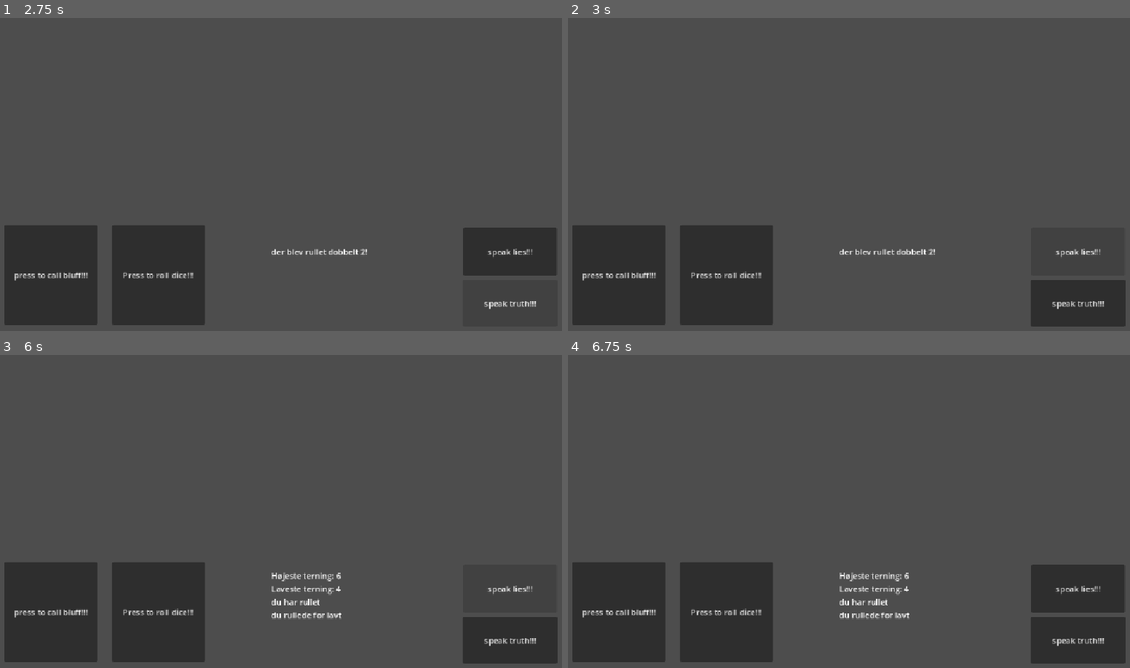
Above: before the commit, frames 1-4 (two rows, left to right).
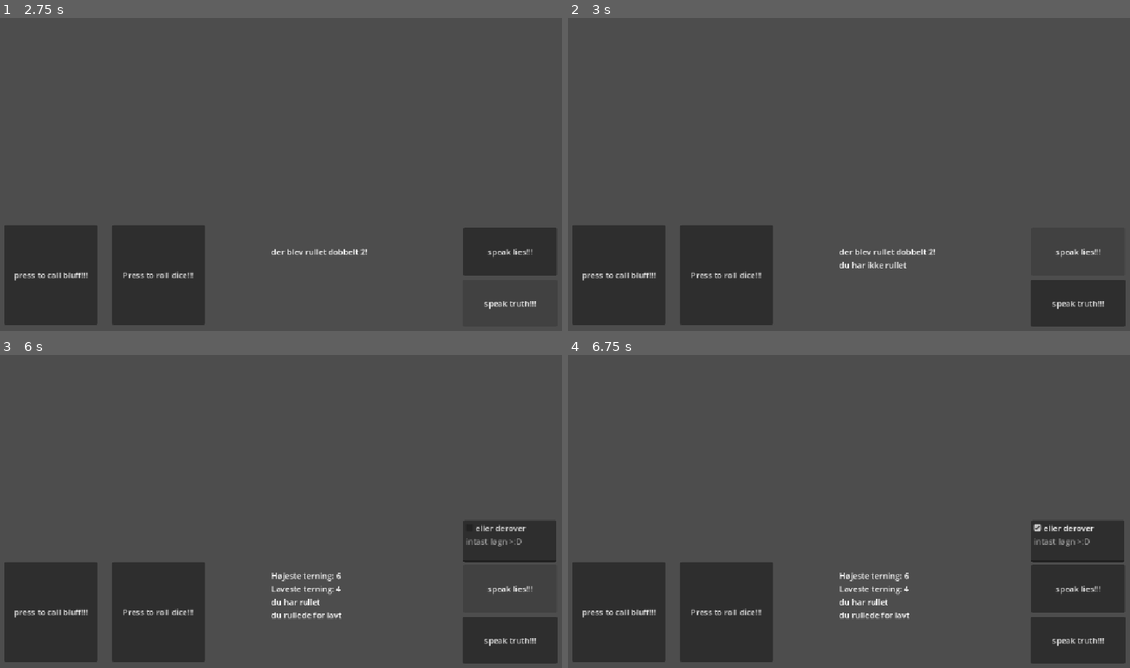
Above: after the commit, the same moments.

Repository: Skeleblob/Meyer
Game: Godot game, scene res://MeyerGame.tscn
The game is run twice, just before and just after one commit, with the same random seed, the same clock (stepped at 60 frames per second) and the same inputs.
Inputs (mouse positions are in pixels of both pictures, inside the frame that each line leads up to):
- Up to frame 1 (2.75 s): click "Press to roll dice!!!" at 0.5 s; click "press to call bluff!!!" at 1.25 s; click "speak truth!!!" at 2 s
- Up to frame 2 (3 s): click "speak lies!!!" at 2.75 s
- Up to frame 3 (6 s): click "Press to roll dice!!!" at 3.5 s; click "press to call bluff!!!" at 4.25 s; click "speak truth!!!" at 5 s; click "speak lies!!!" at 5.75 s
- Up to frame 4 (6.75 s): click (1062, 527) at 6.5 s, where only the run after the commit has a clickable "eller derover"

Frame 1 is identical in both runs. In frame 2, 0.1% of the frame differs, in the area x 48-61%, y 77-80%; in frame 3, 2.1%, in the area x 82-99%, y 53-67%; in frame 4, 2.0%.

Commit message:
EVERYTHING

Diff:
--- a/MeyerGame.tscn
+++ b/MeyerGame.tscn
@@ -277,6 +277,34 @@
 text = "speak lies!!!"
 script = ExtResource("2_3aavc")
 
+[node name="LineEdit" type="LineEdit" parent="Button4" unique_id=134950922]
+visible = false
+layout_mode = 0
+offset_top = -88.0
+offset_right = 184.0
+offset_bottom = -5.0
+placeholder_text = "intast løgn >:D"
+
+[node name="CheckBox" type="CheckBox" parent="Button4" unique_id=1105662878]
+visible = false
+layout_mode = 1
+offset_top = -88.0
+offset_right = 127.0
+offset_bottom = -57.0
+text = "eller derover"
+
+[node name="whooseTurn" type="Label" parent="." unique_id=1730621380]
+offset_right = 40.0
+offset_bottom = 23.0
+
+[node name="p1hp" type="Label" parent="." unique_id=5028410]
+offset_right = 40.0
+offset_bottom = 23.0
+
+[node name="p2hp" type="Label" parent="." unique_id=41895964]
+offset_right = 40.0
+offset_bottom = 23.0
+
 [connection signal="pressed" from="Button" to="." method="_on_button_pressed"]
 [connection signal="pressed" from="Button" to="Die1" method="_on_button_pressed"]
 [connection signal="animation_finished" from="AnimatedSprite2D" to="." method="_on_animated_sprite_2d_animation_finished"]
@@ -284,3 +312,5 @@
 [connection signal="pressed" from="Button2" to="." method="_on_button_2_pressed"]
 [connection signal="pressed" from="Button3" to="." method="_on_button_3_pressed"]
 [connection signal="pressed" from="Button4" to="." method="_on_button_4_pressed"]
+[connection signal="text_submitted" from="Button4/LineEdit" to="." method="_on_line_edit_text_submitted"]
+[connection signal="toggled" from="Button4/CheckBox" to="." method="_on_check_box_toggled"]
--- a/meyer_game.gd
+++ b/meyer_game.gd
@@ -5,57 +5,78 @@
 @onready var animated_sprite_2d: AnimatedSprite2D = $AnimatedSprite2D
 @onready var result_label: Label = $ResultLabel
 var rolls = [21,31,66,55,44,33,22,11,65,64,63,62,61,54,53,52,51,43,42,41,32]
-var currentToBeat = rolls.size()
 var currentRoll = rolls.size()
 var statement = rolls.size()
 var hasRolled = false
+var viable = false
+var ellerDerover = false
+var statementTxt
 
 # Called when the node enters the scene tree for the first time.
 func _ready() -> void:
-	print(currentToBeat)
+	pass
 
 
 func _on_button_pressed() -> void:
-	currentToBeat=statement
-	hasRolled=true
-	animated_sprite_2d.show()
-	animated_sprite_2d.play("default")
+	if hasRolled==false:
+		hasRolled=true
+		ellerDerover=false
+		animated_sprite_2d.show()
+		animated_sprite_2d.play("default")
 
-	value_1 = randi_range(1, 6)
-	value_2 = randi_range(1, 6)
+		value_1 = randi_range(1, 6)
+		value_2 = randi_range(1, 6)
 
-	var highest = max(value_1, value_2)
-	var lowest = min(value_1, value_2)
-	var rollInString = str(highest)+str(lowest)
-	for i in rolls:
-		if i == rollInString.to_int():
-			currentRoll=rolls.find(i)
-	if value_1 == value_2:
-		result_label.text = "Du slog to ens!\nBegge terninger viser: %d" % value_1
+		var highest = max(value_1, value_2)
+		var lowest = min(value_1, value_2)
+		var rollInString = str(highest)+str(lowest)
+		for i in rolls:
+			if i == rollInString.to_int():
+				currentRoll=rolls.find(i)
+		if value_1 == value_2:
+			result_label.text = "Du slog to ens!\nBegge terninger viser: %d" % value_1
 
-	elif lowest == 1 and highest == 3:
-		result_label.text = "Du slog lille Meyer!\n %d  %d" % [
-			lowest,
-			highest
-		]
-	elif lowest == 1 and highest == 2:
-		result_label.text = "Du slog Meyer!\n %d  %d" % [
-			lowest,
-			highest
-		]
-	elif highest == 3 and lowest == 2:
-		result_label.text = "Du slog fællesskål!\n %d %d" % [
-			highest,
-			lowest
+		elif lowest == 1 and highest == 3:
+			result_label.text = "Du slog lille Meyer!\n %d  %d" % [
+				lowest,
+				highest
+			]
+		elif lowest == 1 and highest == 2:
+			result_label.text = "Du slog Meyer!\n %d  %d" % [
+				lowest,
+				highest
+			]
+		elif highest == 3 and lowest == 2:
+			result_label.text = "Du slog fællesskål!\n %d %d" % [
+				highest,
+				lowest
+			]
+
+		else:
+			result_label.text = "Højeste terning: %d\nLaveste terning: %d" % [
+				highest,
+			 	lowest
 		]
 
+		print(highest, "", lowest)
 	else:
-		result_label.text = "Højeste terning: %d\nLaveste terning: %d" % [
-			highest,
-		 	lowest
-	]
+		hasRolled=false
+		ellerDerover=true
+		animated_sprite_2d.show()
+		animated_sprite_2d.play("default")
 
-	print(highest, "", lowest)
+		value_1 = randi_range(1, 6)
+		value_2 = randi_range(1, 6)
+
+		var highest = max(value_1, value_2)
+		var lowest = min(value_1, value_2)
+		var rollInString = str(highest)+str(lowest)
+		for i in rolls:
+			if i == rollInString.to_int():
+				currentRoll=rolls.find(i)
+		if statement == rolls.size():
+			statement = rolls.size()-1
+		makeStatement()
 
 
 func _on_animated_sprite_2d_animation_finished() -> void:
@@ -67,29 +88,35 @@
 func _on_button_2_pressed() -> void:
 	if hasRolled==true:
 		result_label.text += "\ndu har rullet"
-	elif statement==21:
+	elif statement==rolls.size():
 		result_label.text += "\ndu er først"
 	else:
-		if currentRoll==statement:
-			result_label.text = "\nWOMP WOMP!"
+		if !ellerDerover:
+			if currentRoll==statement:
+				result_label.text = "\nWOMP WOMP! YOU LOSE!"
+				currentRoll = rolls.size()
+				statement = rolls.size()
+			else:
+				result_label.text = "\nGOT EM! YOU WIN!"
+				currentRoll = rolls.size()
+				statement = rolls.size()
 		else:
-			result_label.text = "\nGOT EM!"
+			ellerDerover=false
+			if currentRoll<=statement:
+				result_label.text = "\nWOMP WOMP! YOU LOSE!"
+				currentRoll = rolls.size()
+				statement = rolls.size()
+			else:
+				result_label.text = "\nGOT EM! YOU WIN!"
+				currentRoll = rolls.size()
+				statement = rolls.size()
 
 
 func _on_button_3_pressed() -> void:
-	if currentRoll <= currentToBeat and hasRolled==true:
+	if currentRoll <= statement and hasRolled==true:
 		statement=currentRoll
 		hasRolled=false
-		if statement==rolls.find(21):
-			result_label.text = "\nder blev rullet meier!"
-		elif statement==rolls.find(31):
-			result_label.text = "\nder blev rullet lille meier!"
-		elif statement<=rolls.find(11):
-			result_label.text = "\nder blev rullet dobbelt "+str(rolls[statement]/11)+"!"
-		elif statement<=rolls.find(41):
-			result_label.text = "\nder blev rullet "+str(rolls[statement])+"!"
-		else:
-			result_label.text = "\nder blev rullet fællesskål!"
+		makeStatement()
 	else:
 		if hasRolled==false:
 			result_label.text += "\ndu har ikke rullet"
@@ -98,4 +125,51 @@
 
 
 func _on_button_4_pressed() -> void:
-	hasRolled=false
+	if hasRolled==false:
+			result_label.text += "\ndu har ikke rullet"
+	else:
+		$Button4/LineEdit.show()
+		$Button4/CheckBox.show()
+
+
+func _on_line_edit_text_submitted(new_text: String) -> void:
+	viable = false
+	if new_text.is_valid_int():
+		for i in rolls:
+			if new_text.to_int() == i:
+				viable = true
+		if viable == true:
+			if rolls.find(new_text.to_int()) <= statement:
+				statement=rolls.find(new_text.to_int())
+				$Button4/LineEdit.hide()
+				$Button4/CheckBox.set_pressed_no_signal(false)
+				$Button4/CheckBox.hide()
+				hasRolled=false
+				makeStatement()
+
+			else: result_label.text += "\nintast et tal højere i værdi end "+str(rolls.get(statement))
+		else:
+				result_label.text += "\nintast et tal i meier (vis du vil intaste meier eller \nlille meier, skal du intaste henholdsvis 21 og 31)\n (vis du vil intaste fællesskål, lad vær (32))"
+	else:
+		result_label.text += "\nintast et tal i meier (vis du vil intaste meier eller \nlille meier, skal du intaste henholdsvis 21 og 31)\n (vis du vil intaste fællesskål, lad vær (32))"
+
+func makeStatement():
+	if statement==rolls.find(21):
+		statementTxt = "\nder blev rullet meier!"
+	elif statement==rolls.find(31):
+		statementTxt = "\nder blev rullet lille meier!"
+	elif statement<=rolls.find(11):
+		statementTxt = "\nder blev rullet dobbelt "+str(rolls[statement]/11)+"!"
+	elif statement<=rolls.find(41):
+		statementTxt = "\nder blev rullet "+str(rolls[statement])+"!"
+	else:
+		statementTxt = "\nder blev rullet fællesskål!"
+	if ellerDerover:
+		statementTxt+=" (eller derover...)"
+	result_label.text = statementTxt
+
+func _on_check_box_toggled(toggled_on: bool) -> void:
+	if toggled_on:
+		ellerDerover=true
+	else:
+		ellerDerover=false
